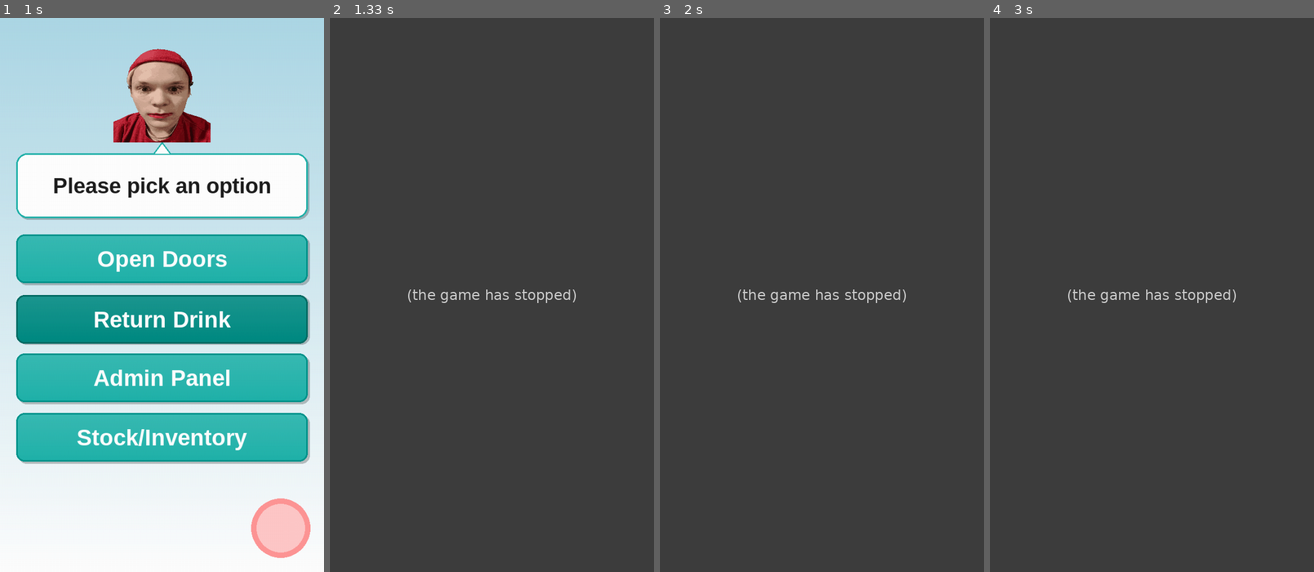
Above: before the commit, frames 1-4 (left to right).
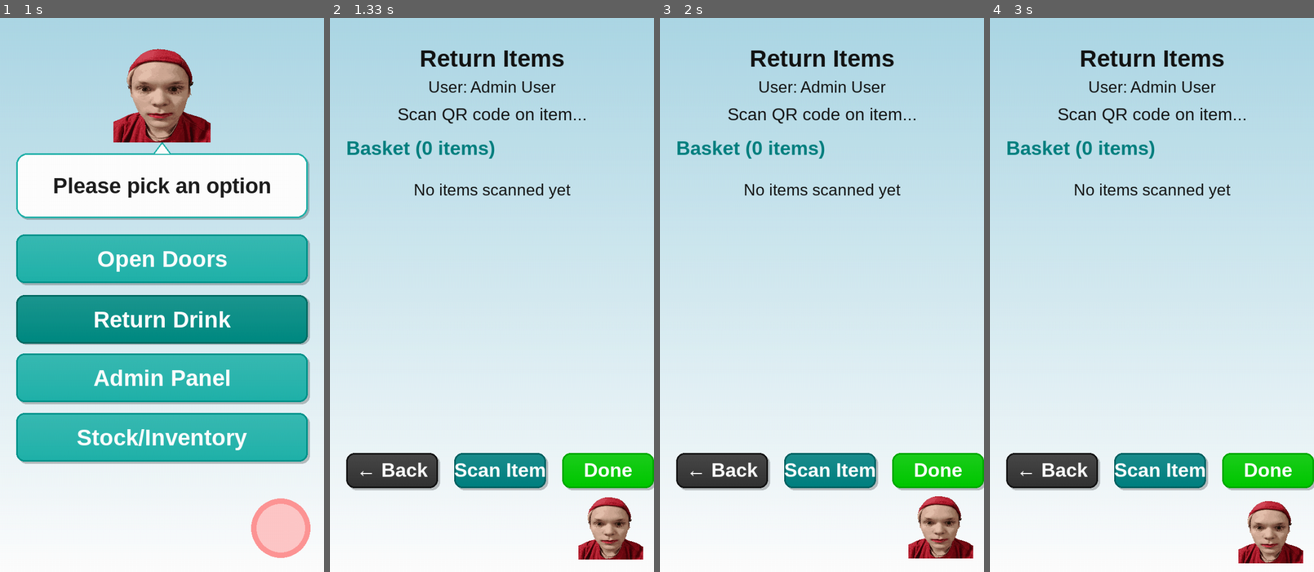
Above: after the commit, the same moments.

Repository: BEST-Estonia/Sinine-kapp
Game: pygame game, started from src/main.py
Same seed, same stepped clock (60 frames per second), same inputs: the game is played once before the commit and once after it.
Inputs (mouse positions are in pixels of both pictures, inside the frame that each line leads up to):
- Up to frame 1 (1 s): click (162, 295) at 0.38 s; type "1 (at the terminal prompt)" at 0.43 s
- Up to frame 2 (1.33 s): no input
- Up to frame 3 (2 s): no input
- Up to frame 4 (3 s): no input

Frame 1 is identical in both runs. In frame 2, 98% of the frame differs, in the area x 0-100%, y 0-100%; in frame 3, 98%; in frame 4, 98%.
Error before the commit: NameError: name 'GRAY' is not defined (qr_scan.py line 267); the game stopped at 1.23 s (later frames are placeholders)

Commit message:
Update qr_scan.py

Diff:
--- a/src/screens/qr_scan.py
+++ b/src/screens/qr_scan.py
@@ -18,6 +18,7 @@
 TEAL = (0, 128, 128)
 GREEN = (0, 200, 0)
 SECONDARY = (50, 50, 50)
+GRAY = (20 ,20, 20)
 
 
 class QRScanScreen(BaseScreen):
